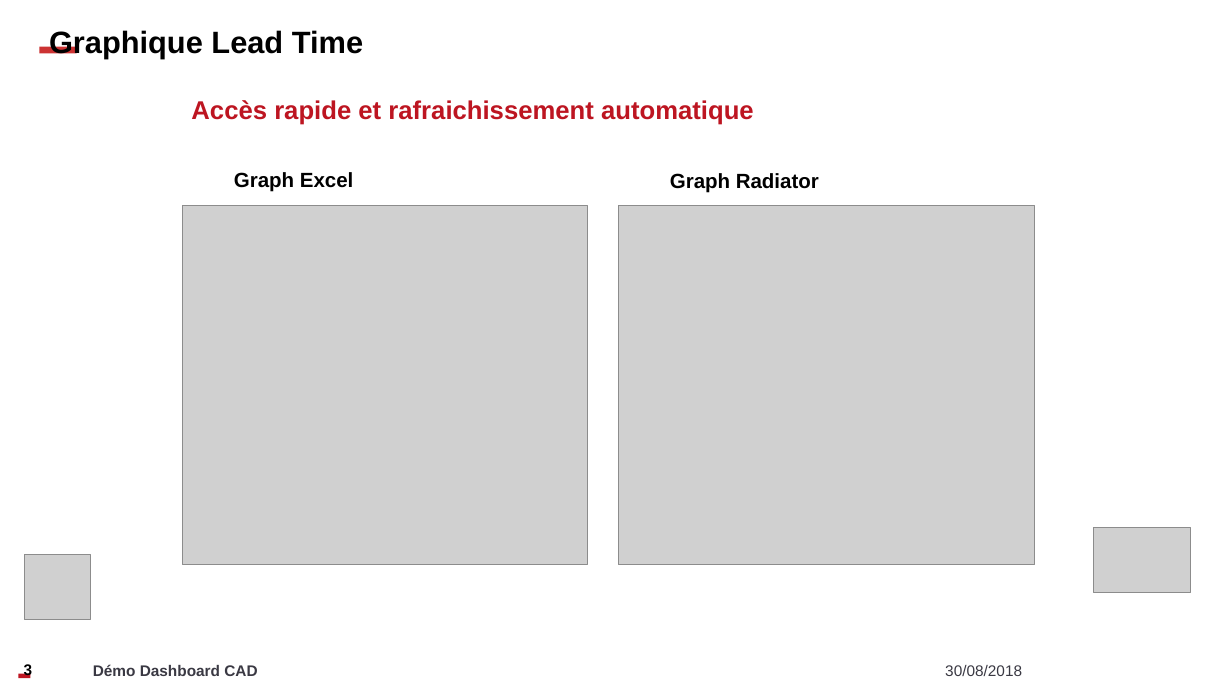
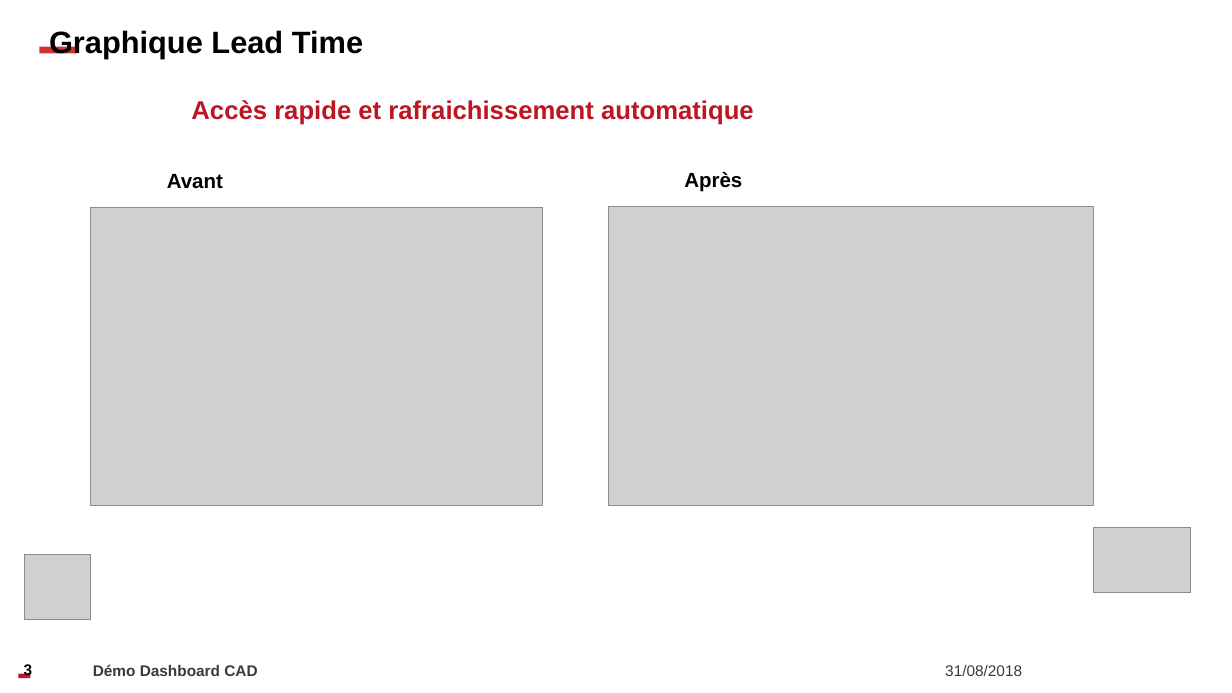
Before and after one commit to Zadrott/rapportStage, a slide deck: slide 3 of Présentation.pptx. Drawn at 1232x693 pixels with LibreOffice and Linux fonts; fonts in the diff are those of the drawing; grey boxes stand for pictures; background and template pictures are left out. Boxes give left, top, right and bottom in pixels: in the first picture for what was removed or moved away, otherwise in the second. Text is boxed around its words. In the diff, an @@ line names an element or a change of style, - is before the commit and + after.

```diff
--- a/Présentation.pptx
+++ b/Présentation.pptx
@@ text at bbox=[167, 174, 223, 189]: text changed @@
-Graph Excel
+Avant
@@ text at bbox=[684, 172, 742, 192]: text changed @@
-Graph Radiator
+Après
@@ picture: place and size @@
-picture at bbox=[182, 205, 587, 565]
+picture at bbox=[90, 208, 542, 506]
@@ picture: place and size @@
-picture at bbox=[618, 205, 1035, 565]
+picture at bbox=[609, 206, 1094, 506]
@@ text at bbox=[945, 665, 1022, 676]: text changed @@
-30/08/2018
+31/08/2018
```
Also in this commit, not shown: 5 other slides changed, 1 slide added, 8 slides removed, 4 other files.
